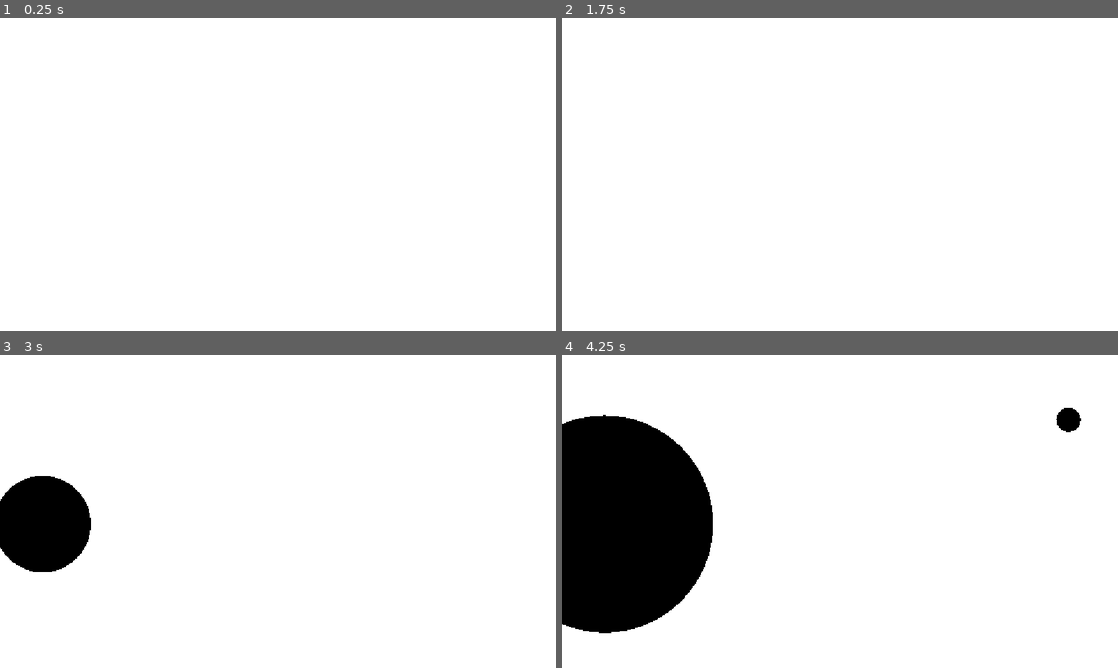
Above: before the commit, frames 1-4 (two rows, left to right).
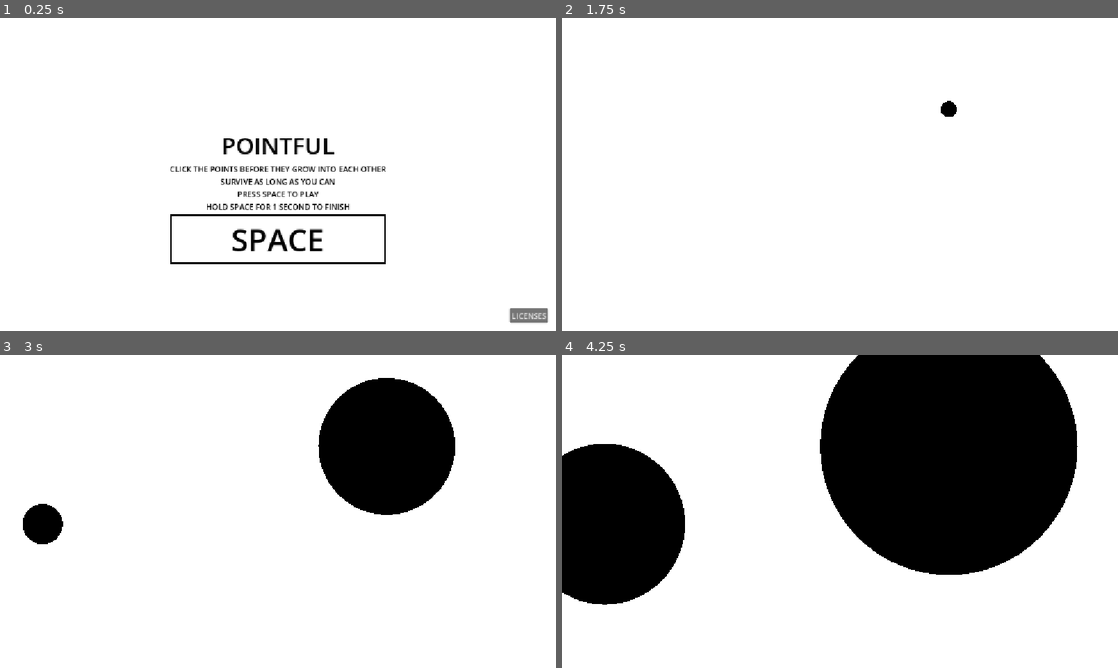
Above: after the commit, the same moments.

Repository: first-uninteresting-username/pointful-game
Game: Godot game, scene res://menu.tscn
Same seed, same stepped clock (60 frames per second), same inputs: the game is played once before the commit and once after it. Before the commit the project starts from res://main.tscn.
Inputs (mouse positions are in pixels of both pictures, inside the frame that each line leads up to):
- Up to frame 1 (0.25 s): no input
- Up to frame 2 (1.75 s): click (840, 240) at 0.5 s, where only the run after the commit has a clickable "SPACE"; tap Enter at 1.25 s; move the mouse to (951, 108) at 1.27 s; hold Right from 1.28 s (still down); hold Space (play, bound only after the commit) from 1.28 s (still down); click (951, 108) at 1.42 s
- Up to frame 3 (3 s): move the mouse to (166, 527) at 2.02 s; release Right at 2.03 s; release Space (play, bound only after the commit) at 2.03 s; hold Down 2.03-2.78 s; tap Space (play, bound only after the commit) at 2.1 s; move the mouse to (333, 442) at 2.77 s; hold Right from 2.78 s (still down); hold Space (play, bound only after the commit) from 2.78 s (still down); tap Alt at 2.85 s
- Up to frame 4 (4.25 s): move the mouse to (856, 545) at 3.52 s; release Right at 3.53 s; release Space (play, bound only after the commit) at 3.53 s; hold Up from 3.53 s (still down); tap Shift at 3.6 s; click (856, 545) at 3.67 s; tap Space (play, bound only after the commit) at 3.8 s

The runs differ from the first frame. In frame 1, 3.2% of the frame differs, in the area x 30-99%, y 38-98%; in frame 2, 0.1%; in frame 3, 12%; in frame 4, 33%, in the area x 0-94%, y 0-89%.

Commit message:
feat: add menu

Diff:
--- /dev/null
+++ b/game_state.gd
@@ -0,0 +1,18 @@
+extends Node
+## Autoload (singleton) that survives scene changes.
+## It carries the result of the last run from the game scene to the menu scene,
+## because every node inside a scene is freed when we switch scenes.
+
+const MENU_SCENE := "res://menu.tscn"
+const MAIN_SCENE := "res://main.tscn"
+
+var last_time: float = -1.0
+
+
+func start_game() -> void:
+	get_tree().change_scene_to_file(MAIN_SCENE)
+
+
+func finish_game(time: float) -> void:
+	last_time = time
+	get_tree().change_scene_to_file(MENU_SCENE)
--- /dev/null
+++ b/licenses.gd
@@ -0,0 +1,17 @@
+extends VBoxContainer
+
+
+func _ready() -> void:
+	var text := Engine.get_license_text()
+	for component in Engine.get_copyright_info():
+		for part in component["parts"]:
+			var copyright := "\n".join(part["copyright"])
+			text += "\n\n%s\n%s\nLicense: %s" % [component["name"], copyright, part["license"]]
+	var licenses := Engine.get_license_info()
+	for license_name in licenses:
+		text += "\n\n%s\n\n%s" % [license_name, licenses[license_name]]
+	$Text.text = text
+
+
+func _on_back_pressed() -> void:
+	get_tree().change_scene_to_file("res://menu.tscn")
--- /dev/null
+++ b/licenses.tscn
@@ -0,0 +1,27 @@
+[gd_scene format=3]
+
+[ext_resource type="Script" path="res://licenses.gd" id="1_licenses"]
+
+[node name="Licenses" type="VBoxContainer"]
+anchors_preset = 15
+anchor_right = 1.0
+anchor_bottom = 1.0
+offset_left = 24.0
+offset_top = 24.0
+offset_right = -24.0
+offset_bottom = -24.0
+grow_horizontal = 2
+grow_vertical = 2
+script = ExtResource("1_licenses")
+
+[node name="Back" type="Button" parent="."]
+layout_mode = 2
+size_flags_horizontal = 0
+text = "BACK"
+
+[node name="Text" type="RichTextLabel" parent="."]
+layout_mode = 2
+size_flags_vertical = 3
+theme_override_colors/default_color = Color(0, 0, 0, 1)
+
+[connection signal="pressed" from="Back" to="." method="_on_back_pressed"]
--- a/main.gd
+++ b/main.gd
@@ -1,15 +1,35 @@
 extends Node2D
 
 @export var MAX_DIS: float = 50
+## How long Space must be held to end the run early.
+@export var HOLD_TO_FINISH: float = 1.0
 
 var score: float = 10
 var sec: float = 0
+## Survival time. This is what the menu shows as the final result.
 var time: float = 0
+
+## Hold-to-finish state. `holding` only becomes true on a fresh press made
+## during the game, so a Space press carried over from the menu is ignored.
+var holding: bool = false
+var hold_time: float = 0
 
 const POINT_SCENE = preload("res://point.tscn")
 
 func _process(delta: float) -> void:
 	time = time + delta
+
+	if Input.is_action_just_pressed("play"):
+		holding = true
+	if holding and Input.is_action_pressed("play"):
+		hold_time = hold_time + delta
+		if hold_time >= HOLD_TO_FINISH:
+			GameState.finish_game(time)
+			return
+	else:
+		holding = false
+		hold_time = 0
+
 	sec = sec + delta
 	if sec > calculate_delay():
 		spawn_point()
@@ -31,7 +51,10 @@
 				a.remove_self()
 				b.remove_self()
 
-	print(score)
+	# Game over: running out of points ends the run, and the time survived
+	# becomes the score.
+	if score <= 0:
+		GameState.finish_game(time)
 
 func calculate_delay() -> float:
 	return min(1, 15/(time**1.3))
--- /dev/null
+++ b/menu.gd
@@ -0,0 +1,21 @@
+extends Control
+
+@onready var score_label: Label = $VBoxContainer/Score
+
+
+func _ready() -> void:
+	if GameState.last_time >= 0:
+		score_label.text = "%.3f s" % GameState.last_time
+
+
+func _process(_delta: float) -> void:
+	if Input.is_action_just_pressed("play"):
+		GameState.start_game()
+
+
+func _on_button_pressed() -> void:
+	GameState.start_game()
+
+
+func _on_licenses_pressed() -> void:
+	get_tree().change_scene_to_file("res://licenses.tscn")
--- /dev/null
+++ b/menu.tscn
@@ -0,0 +1,89 @@
+[gd_scene format=3]
+
+[ext_resource type="Script" path="res://menu.gd" id="1_menu"]
+
+[sub_resource type="StyleBoxFlat" id="StyleBoxFlat_button"]
+content_margin_left = 16.0
+content_margin_top = 8.0
+content_margin_right = 16.0
+content_margin_bottom = 8.0
+bg_color = Color(1, 1, 1, 1)
+border_width_left = 4
+border_width_top = 4
+border_width_right = 4
+border_width_bottom = 4
+border_color = Color(0, 0, 0, 1)
+
+[node name="Menu" type="Control"]
+layout_mode = 3
+anchors_preset = 15
+anchor_right = 1.0
+anchor_bottom = 1.0
+grow_horizontal = 2
+grow_vertical = 2
+script = ExtResource("1_menu")
+
+[node name="VBoxContainer" type="VBoxContainer" parent="."]
+layout_mode = 1
+anchors_preset = 8
+anchor_left = 0.5
+anchor_top = 0.5
+anchor_right = 0.5
+anchor_bottom = 0.5
+grow_horizontal = 2
+grow_vertical = 2
+alignment = 1
+
+[node name="Score" type="Label" parent="VBoxContainer"]
+layout_mode = 2
+theme_override_colors/font_color = Color(1, 0, 0, 1)
+theme_override_font_sizes/font_size = 64
+horizontal_alignment = 1
+uppercase = true
+
+[node name="GameName" type="Label" parent="VBoxContainer"]
+layout_mode = 2
+theme_override_colors/font_color = Color(0, 0, 0, 1)
+theme_override_font_sizes/font_size = 48
+text = "POINTFUL"
+horizontal_alignment = 1
+uppercase = true
+
+[node name="Explanation" type="Label" parent="VBoxContainer"]
+layout_mode = 2
+theme_override_colors/font_color = Color(0, 0, 0, 1)
+text = "CLICK THE POINTS BEFORE THEY GROW INTO EACH OTHER
+SURVIVE AS LONG AS YOU CAN
+PRESS SPACE TO PLAY
+HOLD SPACE FOR 1 SECOND TO FINISH"
+horizontal_alignment = 1
+
+[node name="Button" type="Button" parent="VBoxContainer"]
+layout_mode = 2
+theme_override_colors/font_color = Color(0, 0, 0, 1)
+theme_override_colors/font_hover_color = Color(0, 0, 0, 1)
+theme_override_colors/font_pressed_color = Color(0, 0, 0, 1)
+theme_override_colors/font_focus_color = Color(0, 0, 0, 1)
+theme_override_font_sizes/font_size = 64
+theme_override_styles/normal = SubResource("StyleBoxFlat_button")
+theme_override_styles/pressed = SubResource("StyleBoxFlat_button")
+theme_override_styles/hover = SubResource("StyleBoxFlat_button")
+text = "SPACE"
+
+[node name="LicensesButton" type="Button" parent="."]
+layout_mode = 1
+anchors_preset = 3
+anchor_left = 1.0
+anchor_top = 1.0
+anchor_right = 1.0
+anchor_bottom = 1.0
+offset_left = -96.0
+offset_top = -47.0
+offset_right = -16.0
+offset_bottom = -16.0
+grow_horizontal = 0
+grow_vertical = 0
+text = "LICENSES"
+
+[connection signal="pressed" from="VBoxContainer/Button" to="." method="_on_button_pressed"]
+[connection signal="pressed" from="LicensesButton" to="." method="_on_licenses_pressed"]
--- a/project.godot
+++ b/project.godot
@@ -11,9 +11,13 @@
 [application]
 
 config/name="pointful-game"
-run/main_scene="uid://ca2jcuuc8jooe"
+run/main_scene="res://menu.tscn"
 config/features=PackedStringArray("4.7", "GL Compatibility")
 config/icon="res://icon.svg"
+
+[autoload]
+
+GameState="*res://game_state.gd"
 
 [display]
 
@@ -23,6 +27,14 @@
 [editor_plugins]
 
 enabled=PackedStringArray("res://addons/godot_super-wakatime/plugin.cfg")
+
+[input]
+
+play={
+"deadzone": 0.2,
+"events": [Object(InputEventKey,"resource_local_to_scene":false,"resource_name":"","device":-1,"window_id":0,"alt_pressed":false,"shift_pressed":false,"ctrl_pressed":false,"meta_pressed":false,"pressed":false,"keycode":0,"physical_keycode":32,"key_label":0,"unicode":32,"location":0,"echo":false,"script":null)
+]
+}
 
 [physics]
 
Not shown, added: game_state.gd.uid
Not shown, added: licenses.gd.uid
Not shown, added: menu.gd.uid
